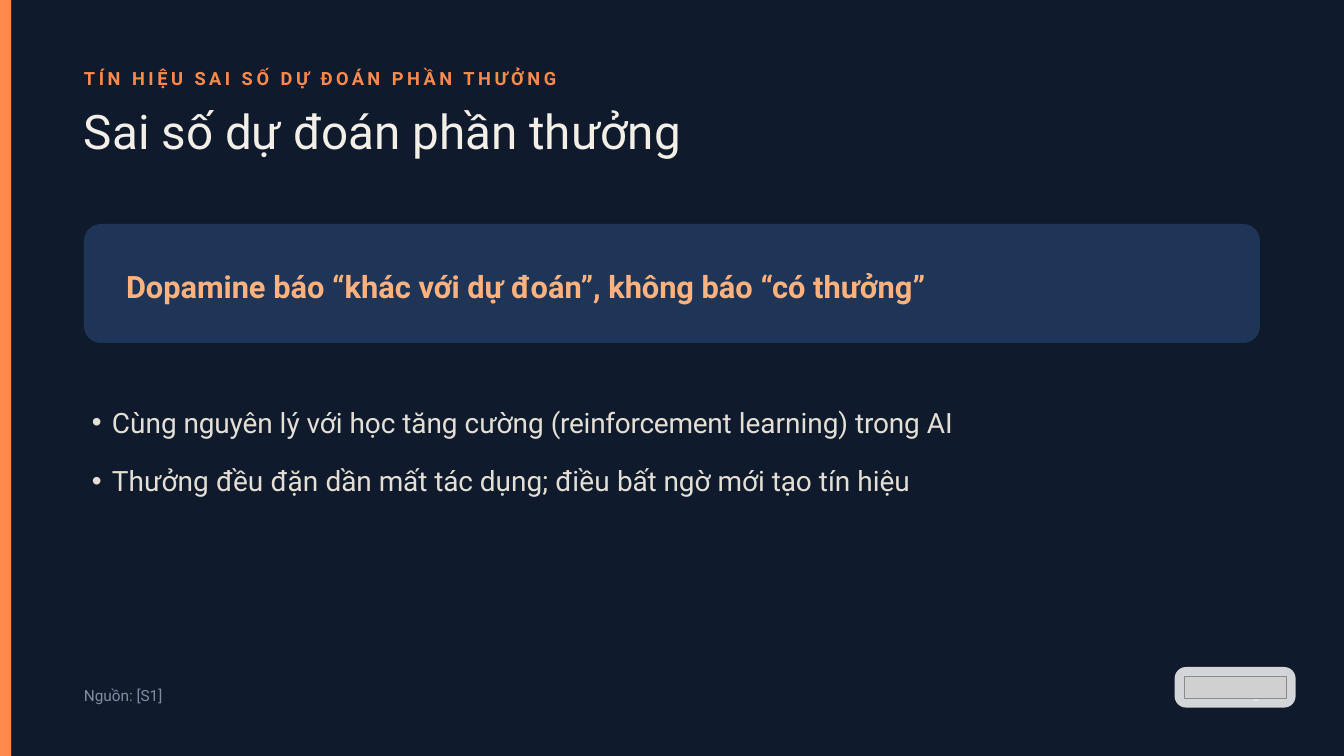
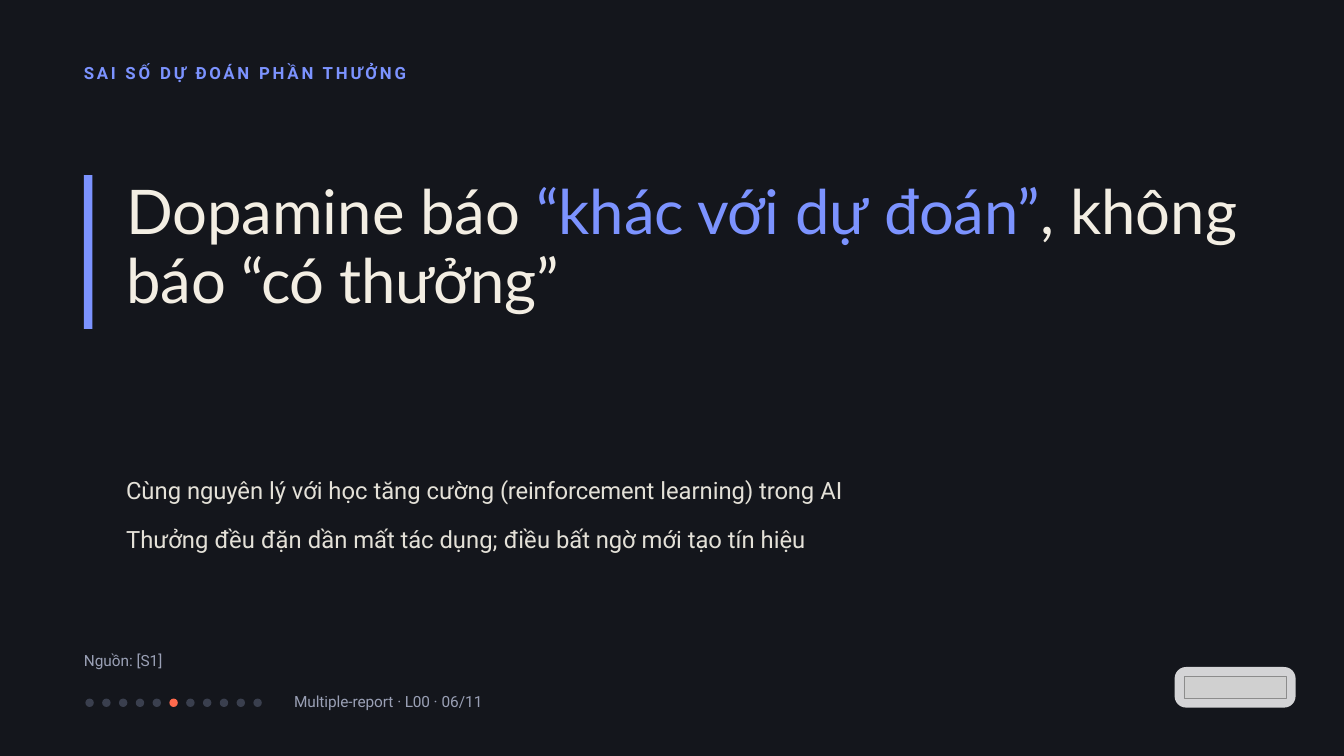
Before and after one commit to vohoailinh90/Multiple-report, a slide deck: slide 6 of lessons/L00/L00.pptx. Drawn at 1344x756 pixels with LibreOffice and Linux fonts; fonts in the diff are those of the drawing; grey boxes stand for pictures. Boxes give left, top, right and bottom in pixels: in the first picture for what was removed or moved away, otherwise in the second. Text is boxed around its words. In the diff, an @@ line names an element or a change of style, - is before the commit and + after.

```diff
--- a/lessons/L00/L00.pptx
+++ b/lessons/L00/L00.pptx
@@ background #0F1B2D to #14161C @@
@@ rectangle removed at box(0, 0, 11, 756) @@
@@ text at box(84, 64, 406, 82): text changed; size 19.5 to 18 pt; text colour #FF8A4C to #7C93FF @@
-TÍN HIỆU SAI SỐ DỰ ĐOÁN PHẦN THƯỞNG
+SAI SỐ DỰ ĐOÁN PHẦN THƯỞNG
@@ text removed at box(84, 110, 681, 159) @@
-Sai số dự đoán phần thưởng
@@ rectangle added at box(84, 175, 92, 329), fill #7C93FF @@
@@ text "Dopamine báo “khác với dự ...": place and size @@
-text "Dopamine báo “khác với dự ..." at box(126, 273, 925, 305)
+text "Dopamine báo “khác với dự ..." at box(126, 187, 1237, 314)
@@ text "Dopamine báo “khác với dự ..." at box(126, 187, 1237, 314): size 33 to 66 pt, font Roboto to Lato, bold off; text colour #FFB27D to #F3EEE3 in "Dopamine báo đoán”, không báo “có thưởng”"; text colour #FFB27D to #7C93FF in "“khác với dự đoán”,"; letter spacing -0.1 to 0 pt in "Dopamine không"; letter spacing -0.2 to -0.8 pt in "với"; letter spacing 0 to -0.1 pt in "đoán”,"; letter spacing -0.1 to -0.7 pt in "“có"; letter spacing 0.1 to -0.5 pt in "thưởng”"; line spacing 41.2pt to 73.9pt; vertical alignment middle to top @@
@@ rounded rectangle removed at box(84, 224, 1260, 343) @@
@@ text at box(112, 410, 953, 439): paragraph removed @@
-• Cùng nguyên lý với học tăng cường (reinforcement learning) trong AI
@@ text added at box(126, 480, 842, 504), 25.5 pt, text #E4E1D8 @@
+Cùng nguyên lý với học tăng cường (reinforcement learning) trong AI
@@ text "Thưởng đều đặn dần mất ...": place and size @@
-text "Thưởng đều đặn dần mất ..." at box(112, 410, 953, 497)
+text "Thưởng đều đặn dần mất ..." at box(126, 528, 806, 553)
@@ text "Thưởng đều đặn dần mất ..." at box(126, 528, 806, 553): size 30 to 25.5 pt, text colour #E4DED4 to #E4E1D8; letter spacing 0.2 to 0.1 pt in "đều"; letter spacing -0.2 to -0.1 pt in "mất bất tạo"; letter spacing 0.1 to 0 pt in "mới"; bullet • to none; line spacing 42pt to 1 @@
@@ text "Nguồn: [S1]": place and size @@
-text "Nguồn: [S1]" at box(84, 688, 163, 704)
+text "Nguồn: [S1]" at box(84, 653, 163, 669)
@@ text "Nguồn: [S1]" at box(84, 653, 163, 669): text colour #7F8BA0 to #9AA0B5 @@
@@ ellipse added at box(85, 699, 93, 707), fill #3A3F4E @@
@@ ellipse added at box(102, 699, 110, 707), fill #3A3F4E @@
@@ ellipse added at box(119, 699, 127, 707), fill #3A3F4E @@
@@ ellipse added at box(136, 699, 144, 707), fill #3A3F4E @@
@@ ellipse added at box(153, 699, 161, 707), fill #3A3F4E @@
@@ ellipse added at box(169, 699, 177, 707), fill #FF6A4D @@
@@ ellipse added at box(186, 699, 194, 707), fill #3A3F4E @@
@@ ellipse added at box(203, 699, 211, 707), fill #3A3F4E @@
@@ ellipse added at box(220, 699, 228, 707), fill #3A3F4E @@
@@ ellipse added at box(237, 699, 245, 707), fill #3A3F4E @@
@@ ellipse added at box(253, 699, 261, 707), fill #3A3F4E @@
@@ text added at box(294, 695, 483, 710), 16.5 pt, text #9AA0B5 @@
+Multiple-report · L00 · 06/11
@@ text removed at box(1251, 698, 1260, 699) @@
-6
```
Also in this commit, not shown: 9 other slides changed, 1 slide added, 1 slide removed, 6 other files.
